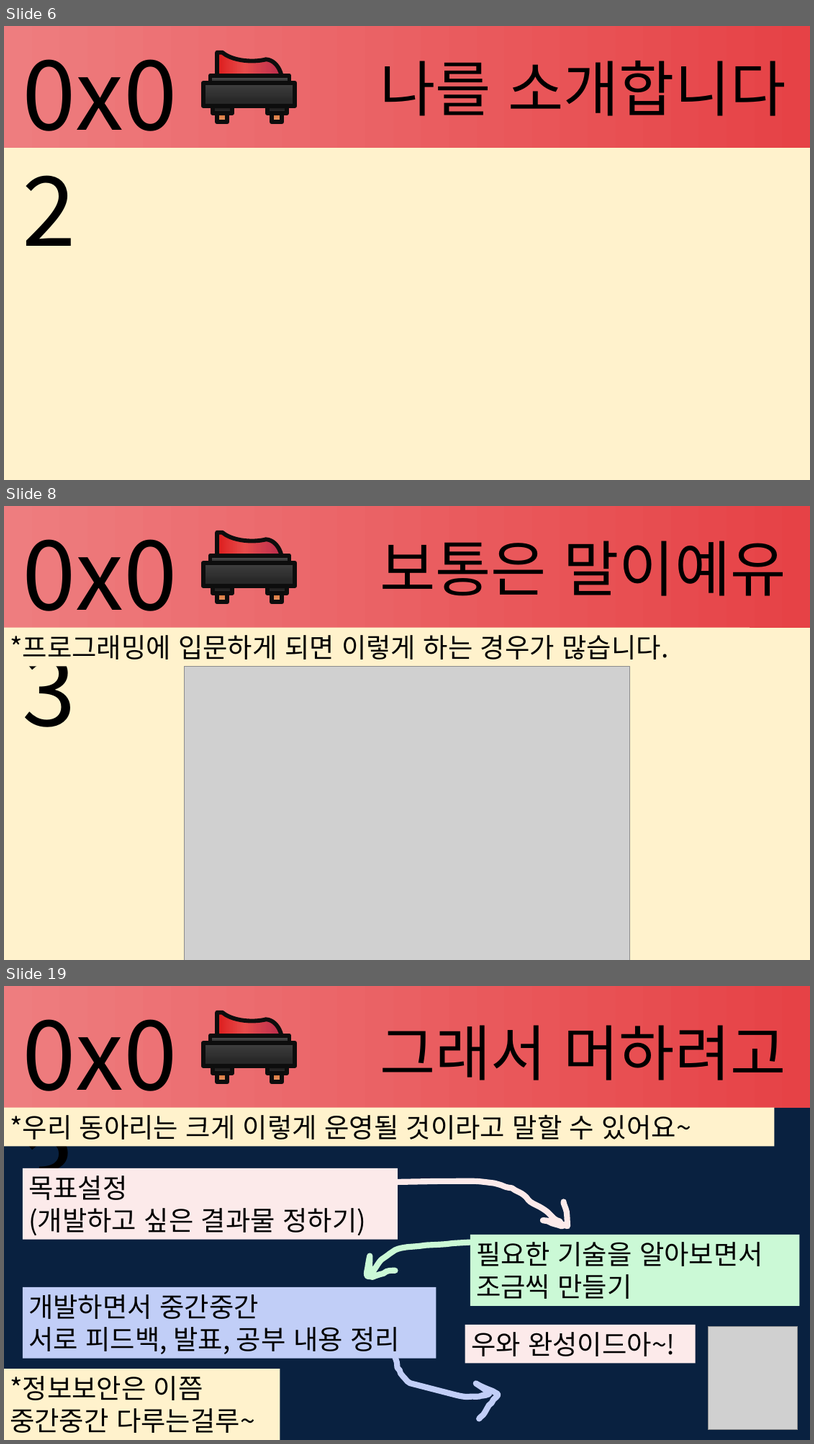
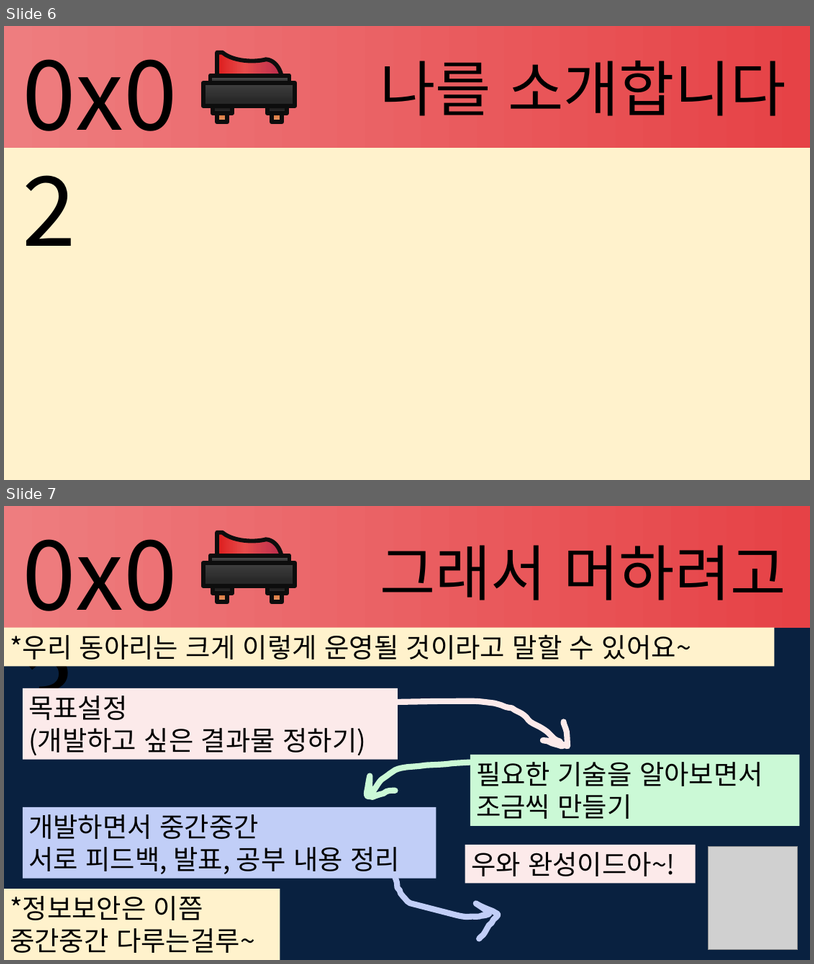
Before and after one commit to JunhoYeo/2018-Switch, a slide deck: switch-presentation/switch-OT.pptx. Shown one above the other, each under a label of ours: slides 6, 8 and 19 before the commit, slides 6 and 7 after it; the slides between them are not shown. The pictures are 814x1444 and 814x964 pixels, drawn with LibreOffice and Linux fonts; fonts in the diff are those of the drawing; grey boxes stand for pictures; background and template pictures are left out. Boxes give left, top, right and bottom in pixels: in the first picture for what was removed or moved away, otherwise in the second. Text is boxed around its words. In the diff, an @@ line names an element or a change of style, - is before the commit and + after.

```diff
--- a/switch-presentation/switch-OT.pptx
+++ b/switch-presentation/switch-OT.pptx
@@ slide 8 removed at [4, 506, 810, 960], background #FFF2CC @@
@@ rectangle removed at [4, 506, 810, 628] @@
@@ text removed at [17, 510, 221, 633] @@
-0x03
@@ text removed at [380, 541, 787, 596] @@
-보통은 말이예유
@@ group removed at [203, 533, 296, 602]: 6 rectangles, 1 freeform shape @@
@@ rectangle removed at [4, 628, 750, 667] @@
-*프로그래밍에 입문하게 되면 이렇게 하는 경우가 많습니다.
@@ picture removed at [185, 667, 630, 960] @@
@@ what was slide 19 is now slide 7 @@
```
Also in this commit, not shown: 11 other slides removed, 2 other files.
